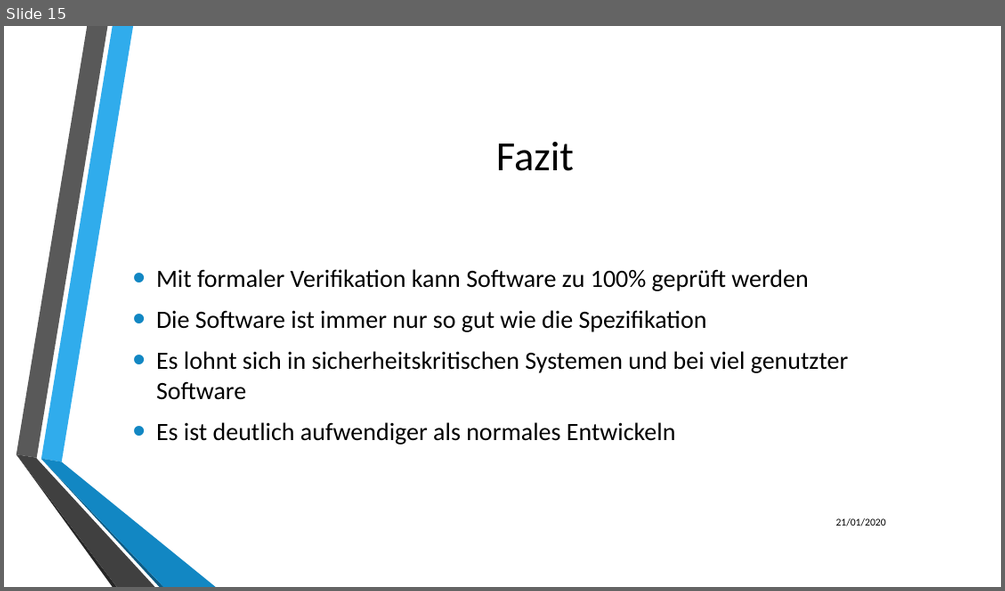
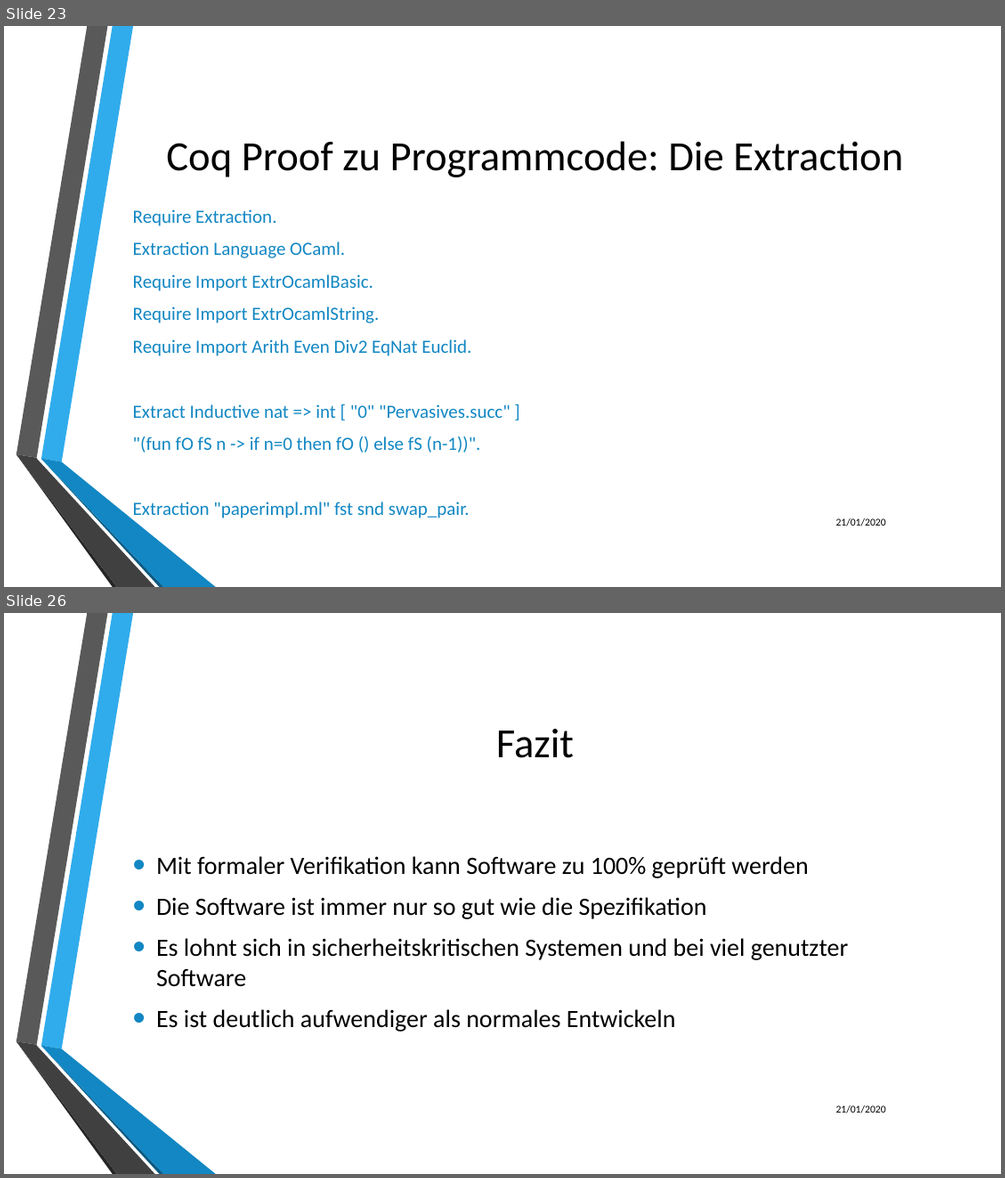
Before and after one commit to LukasKiederle/seminar-coq, a slide deck: final-presentation.pptx. Shown one above the other, each under a label of ours: slide 15 before the commit, slides 23 and 26 after it; the slides between them are not shown. The pictures are 1005x591 and 1005x1178 pixels, drawn with LibreOffice and Linux fonts; fonts in the diff are those of the drawing; background and template pictures are left out. Boxes give left, top, right and bottom in pixels: in the first picture for what was removed or moved away, otherwise in the second. Text is boxed around its words. In the diff, an @@ line names an element or a change of style, - is before the commit and + after.

```diff
--- a/final-presentation.pptx
+++ b/final-presentation.pptx
@@ slide 23 added at bbox=[4, 26, 1001, 587], background picture (left out); not listed: 6 template elements that a slide beside it also shows @@
@@ title added at bbox=[166, 141, 903, 177], 40 pt, text #000000 @@
+Coq Proof zu Programmcode: Die Extraction
@@ text added at bbox=[133, 209, 510, 518], 18 pt, text #1287C3 @@
+Require Extraction.
+Extraction Language OCaml.
+Require Import ExtrOcamlBasic.
+Require Import ExtrOcamlString.
+Require Import Arith Even Div2 EqNat Euclid.
+Extract Inductive nat => int [ "0" "Pervasives.succ" ]
+"(fun fO fS n -> if n=0 then fO () else fS (n-1))".
+Extraction "paperimpl.ml" fst snd swap_pair.
@@ text added at bbox=[836, 518, 886, 526], 10 pt, text #000000 @@
+21/01/2020
@@ what was slide 15 is now slide 26 @@
```
Also in this commit, not shown: 6 slides changed, 10 other slides added.
